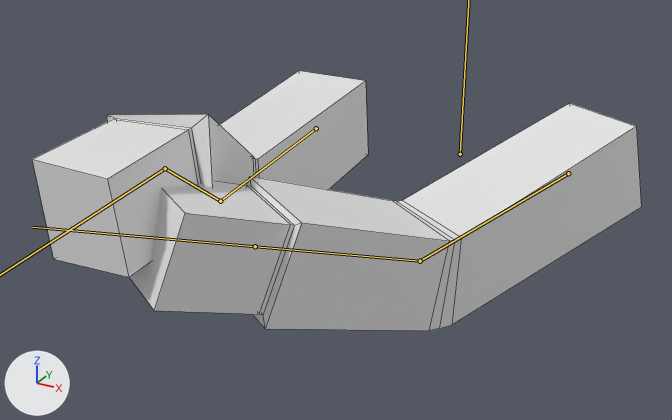
Renders of the FBX model Assets/Models/Low Poly Arm Rig/lp_arms.fbx from each side of a commit.
The view is the same before and after, from a camera (50 mm lens) standing at (0.434, -1.145, 0.447) and looking at (-0.053, -0.259, 0.004). Lighting does not change. The marker at lower left points along +X, +Y and +Z. Both versions are drawn at frame 16 of the action 'fps_arms_armature|idle_secondary'; the numbers are the values there. The bones that bend it are drawn over the model as lines. Mesh edges are drawn as thin lines.

Names of what the first picture shows: 'fps_arms_mesh'.
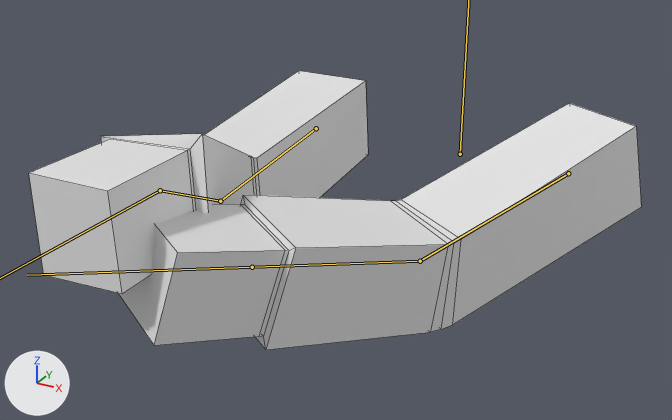
Location of each change, [x1, y1, x2, y2] in pixels of the pictures (672 x 420 px):
'fps_arms_mesh', posed (7% taller): before [32, 71, 641, 331]; after [29, 71, 641, 350]
bone 'LowerArm.L', root to tip: before (420, 261) to (255, 246); after (420, 261) to (252, 267)
bone 'LowerArm.R', root to tip: before (220, 201) to (165, 168); after (220, 201) to (160, 190)

The edits, one by one:
Bone 'LowerArm.L' (bone_lowerarm_l) turns from (35, -5, -2) to (30, -8, -2) degrees about its own x, y and z.
Bone 'LowerArm.R' (bone_lowerarm_r) turns from (37, 2, 24) to (31, 5, 24) degrees about its own x, y and z.
Bone 'Hand.R' (bone_hand_r) turns from (-33, -14, -20) to (-22, -13, -18) degrees about its own x, y and z.
